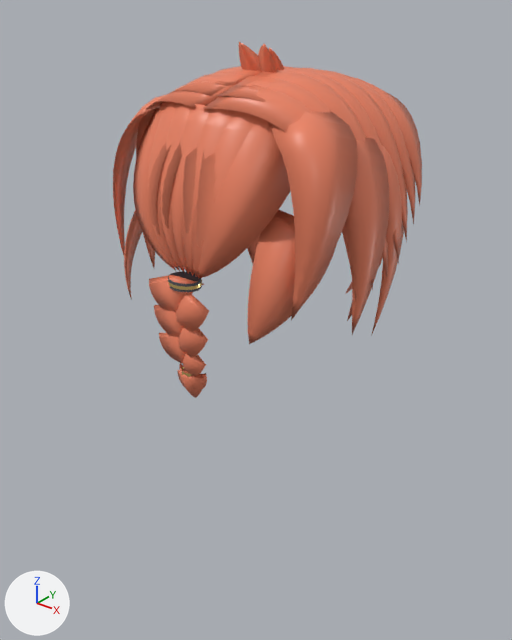
An edit to the FBX model assets/hair/jenna_hair.fbx, drawn before and after from the same camera.
One viewpoint serves both versions: a 50 mm camera at (2.36, -3.01, 1.23) aimed at (0.06, -0.14, -0.55). Every picture has the same lights, and +X, +Y and +Z are marked at lower left. The older version comes first.

Names of what the first picture shows: 'JennaHair'.
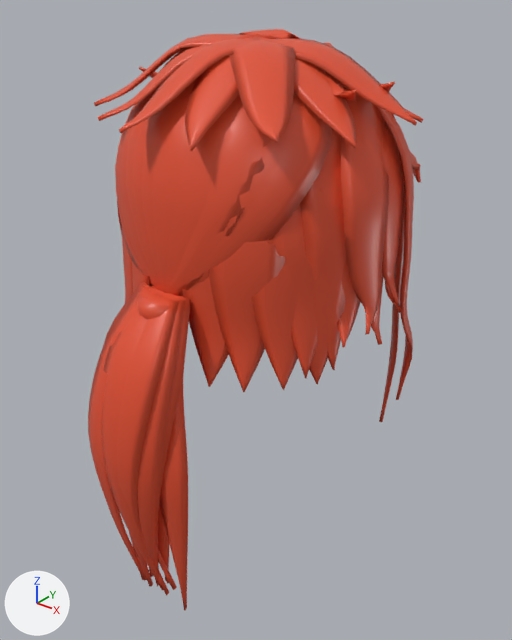
Commit message: feat(heroes): rebuild Jenna's hair with a back ponytail

Scene script edits in JSON lines:
```json
{"op": "add", "block": "mat_jennahairred", "code": ["mat_jennahairred = principled_material('JennaHairRed')", "mat_jennahairred.base_color = (0.76, 0.08, 0.03)  # red #e25030", "mat_jennahairred.roughness = 0.4"]}
{"block": "me_jennahairmesh_021", "where": "# used by ob_jennahair; location = (0.0, 0.0, 0.0)"}
{"op": "remove", "block": "me_jennahairmesh_021", "code": "me_jennahairmesh_021.from_pydata(...)  # 3211 vertices, 3140 faces; spans x -0.8..0.8, y -0.72..0.72, z -0.85..0.94"}
{"op": "remove", "block": "me_jennahairmesh_021", "code": "me_jennahairmesh_021.materials.append(mat_jennaauburn_d83a20)  # orange #ed8363"}
{"op": "remove", "block": "me_jennahairmesh_021", "code": "me_jennahairmesh_021.materials.append(mat_jennatie_dark)  # dark grey #55555d"}
{"op": "remove", "block": "me_jennahairmesh_021", "code": "me_jennahairmesh_021.materials.append(mat_jennagold_accent)  # yellow #f3d585"}
{"op": "add", "block": "me_jennahairmesh_021", "code": "me_jennahairmesh_021.from_pydata(...)  # 8216 vertices, 7854 faces; spans x -86.96..87.37, y -204.81..99.34, z -84.57..120.13"}
{"block": "me_jennahairmesh_021", "change": "me_jennahairmesh_021 part 1: 72 loose pieces with 3209 vertices, spanning x -0.8..0.8, y -0.72..0.72, z -0.85..0.94, are deleted"}
{"block": "me_jennahairmesh_021", "change": "me_jennahairmesh_021 part 2: 8216 vertices added at x -86.96..87.37, y -204.81..99.34, z -84.57..120.13"}
{"block": "me_jennahairmesh_021", "change": "other edits to the shape of me_jennahairmesh_021 do not show in these pictures"}
{"op": "add", "block": "me_jennahairmesh_021", "code": "me_jennahairmesh_021.materials.append(mat_jennahairred)  # red #e25030"}
{"op": "set", "path": "ob_jennahair.rotation_euler", "old": "(0.0, 0.0, 0.0)", "new": "(1.571, 0.0, 0.0)", "note": "degrees (0, 0, 0) -> degrees (90, 0, 0)"}
{"op": "set", "path": "ob_jennahair.scale", "old": "(1.0, 1.0, 1.0)", "new": "(0.01, 0.01, 0.01)"}
```

Boxes (x1, y1, x2, y2) around the edits, measured in the pictures (512 x 640 px):
```json
{"object": "JennaHair", "change": "reshaped, turned, rescaled", "before": [113, 42, 422, 398], "after": [88, 29, 423, 611]}
{"part": 1, "of": "me_jennahairmesh_021", "change": "deleted", "before": [113, 42, 422, 398]}
{"part": 2, "of": "me_jennahairmesh_021", "change": "added", "after": [88, 29, 423, 611], "on screen": "red"}
```
